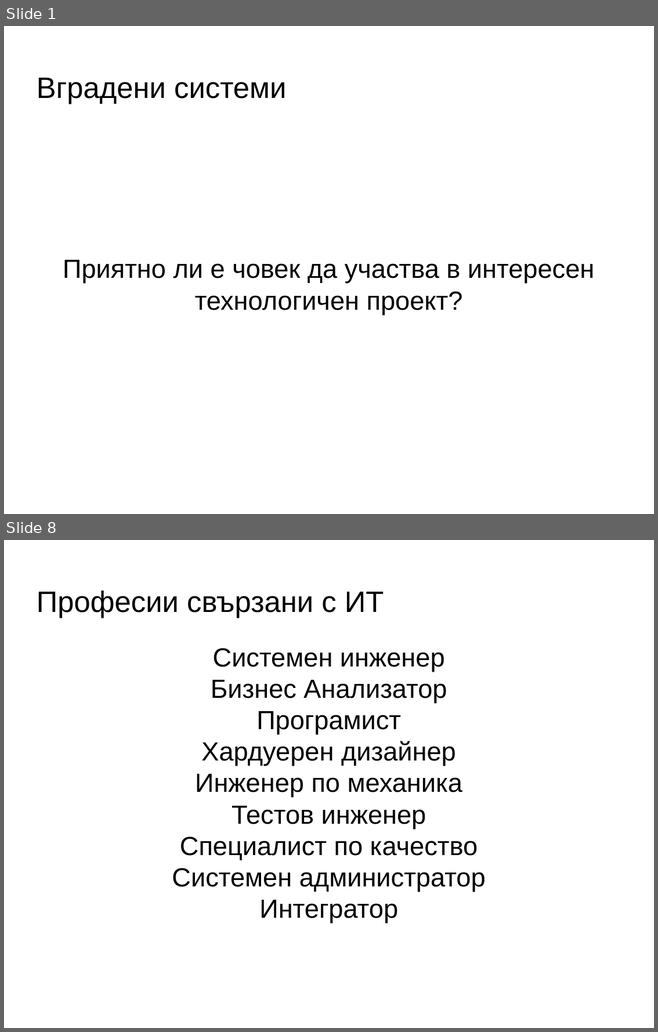
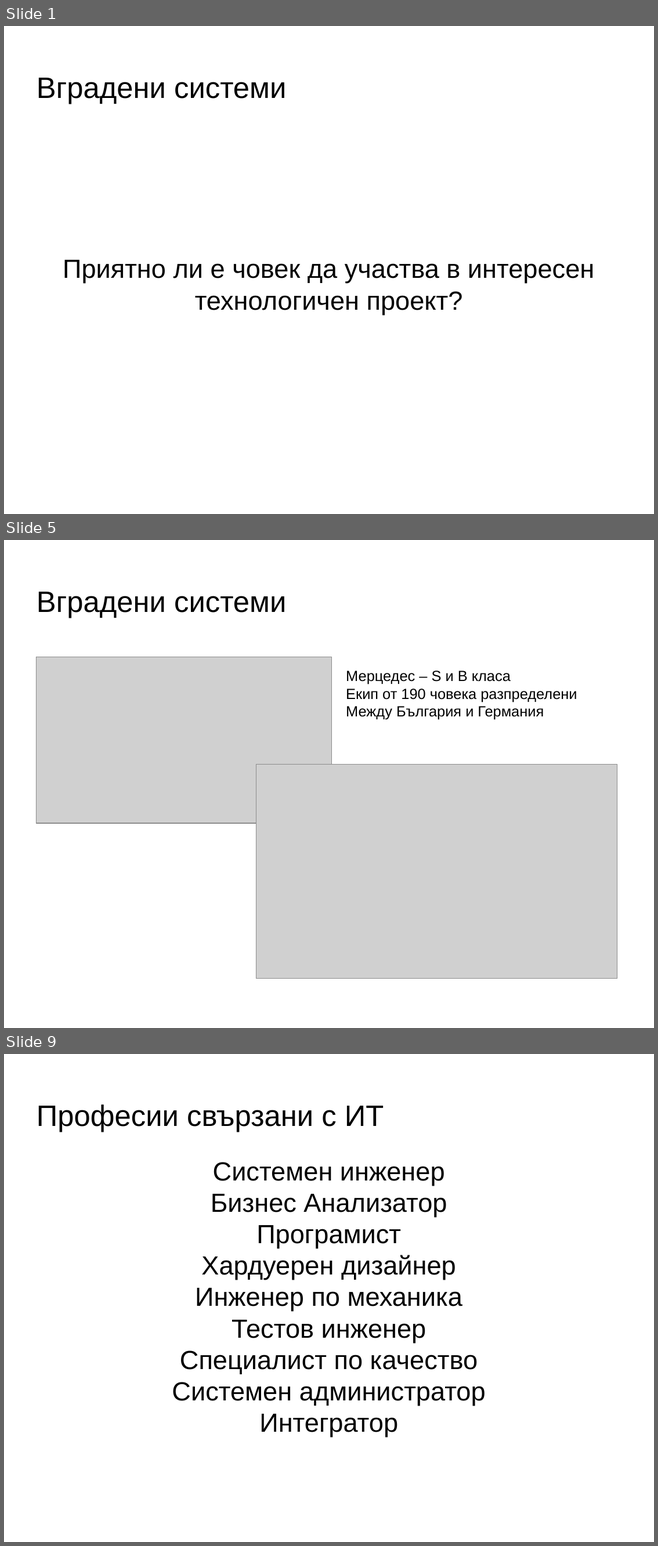
Before and after one commit to PavelKanazirev/RoleModelsInitiative, a slide deck: MentorSchoolEmbeddedSystems.odp. Shown one above the other, each under a label of ours: slides 1 and 8 before the commit, slides 1, 5 and 9 after it; the slides between them are not shown. The pictures are 658x1032 and 658x1546 pixels, drawn with LibreOffice and Linux fonts; fonts in the diff are those of the drawing; grey boxes stand for pictures; background and template pictures are left out. Boxes give left, top, right and bottom in pixels: in the first picture for what was removed or moved away, otherwise in the second. Text is boxed around its words. In the diff, an @@ line names an element or a change of style, - is before the commit and + after.

```diff
--- a/MentorSchoolEmbeddedSystems.odp
+++ b/MentorSchoolEmbeddedSystems.odp
@@ slide 5 added at [4,540,654,1028], background picture (left out) @@
@@ title added at [36,592,286,618], 36 pt, text #000000 @@
+Вградени системи
@@ picture added at [36,657,331,823] @@
@@ text added at [346,670,576,720], 18 pt, text #000000 @@
+Мерцедес – S и B класа
+Екип от 190 човека разпределени
+Между България и Германия
@@ picture added at [256,764,617,978] @@
@@ what was slide 8 is now slide 9 @@
```
Also in this commit, not shown: 3 slides changed, 5 other slides added, 5 slides removed, 1 other file.
